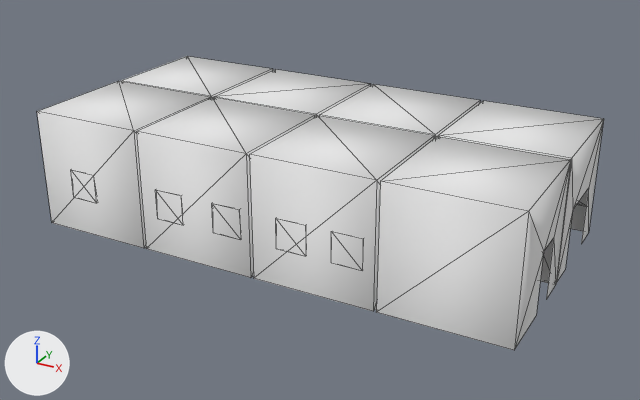
Renders of the OBJ model Computer Graphics Project/models/museumTri.obj from each side of a commit.
Before and after are seen from a 50 mm camera at (3.74, -13.01, 7.52) aimed at (-2.71, -1.27, 1.65). Every picture has the same lights, and +X, +Y and +Z are marked at lower left. Mesh edges are drawn as thin lines. Where no turn or scale is listed for an object, it has been applied to the vertices. Vertices at the same position are counted once.

Objects in the first picture: 'museumTri.002'.
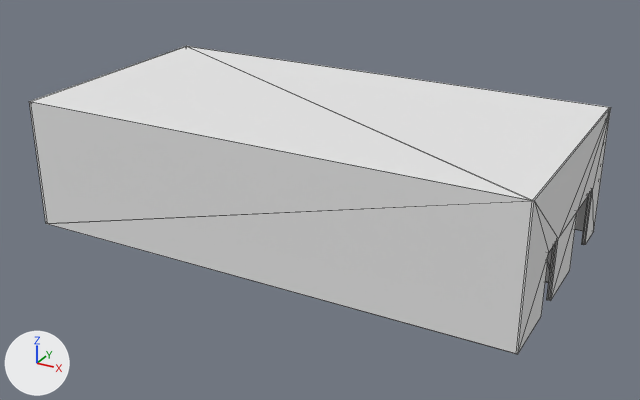
Boxes [x1, y1, x2, y2] around the edits, measured in the pictures (640 x 400 px):
'museumTri.002', reshaped: before [37, 56, 604, 350]; after [29, 46, 611, 354]
part 1 of me_museumtri_002, added: after [29, 46, 611, 354]
part 2 of me_museumtri_002, deleted: before [577, 189, 588, 206]
part 3 of me_museumtri_002, added: after [546, 195, 589, 300]

The change in detail:
me_museumtri_002 is used by ob_museumtri_002; location (0.0, 0.0, 0.0).
me_museumtri_002 had 228 vertices, 280 faces and spanned x -6.94..1.22, y -3.14..0.91, z 1.04..3.05.
me_museumtri_002 now has 336 vertices, 504 faces and spans x -7.0..1.29, y -3.21..1.0, z 1.04..3.22.
me_museumtri_002 part 1: a new loose piece of 48 vertices spanning x -7.0..1.29, y -3.21..1.0, z 1.05..3.22, in mat_material_0_002 (white #e7e7e7).
me_museumtri_002 part 2: 11 loose pieces with 84 vertices, spanning x -6.35..1.16, y -3.13..0.9, z 1.53..2.25, are deleted.
Part 3, on me_museumtri_002:
38 vertices are added at x -6.96..1.25, y -3.15..0.93, z 1.04..3.05.
32 new vertices lie (0.04, 0.0, 0.0) away from vertices in x -4.93..1.22, y -2.14..0.41, z 1.04..2.04.
32 new vertices lie (-0.05, 0.0, 0.0) away from vertices in x -6.93..-0.78, y -2.14..0.41, z 1.04..2.04.
8 new vertices lie (0.02, -1.01, 1.01) away from vertices in x -6.98..-0.83, y -2.14..-0.09, z 2.04.
8 new vertices lie (2.05, 0.0, 0.0) away from vertices in x -6.96..-0.81, y -3.15..-1.1, z 3.05.
14 new vertices lie (0.0, 2.02, 0.0) away from vertices in x -6.96..1.24, y -3.15..-1.1, z 3.05.
12 new vertices lie (-2.06, 0.0, 0.0) away from vertices in x -4.9..1.25, y -3.15..0.93, z 1.04.
272 new faces join them, mat_material_12_002 (white #e7e7e7).
me_museumtri_002 no longer uses material mat_material_1_002 (white #e7e7e7).
me_museumtri_002 no longer uses material mat_material_2_002 (white #e7e7e7).
me_museumtri_002 no longer uses material mat_material_3_002 (white #e7e7e7).
me_museumtri_002 no longer uses material mat_material_4_002 (white #e7e7e7).
me_museumtri_002 no longer uses material mat_material_6_002 (white #e7e7e7).
me_museumtri_002 no longer uses material mat_material_7_002 (white #e7e7e7).
me_museumtri_002 no longer uses material mat_material_8_002 (white #e7e7e7).
me_museumtri_002 no longer uses material mat_material_9_002 (white #e7e7e7).
me_museumtri_002 no longer uses material mat_material_10_002 (white #e7e7e7).
